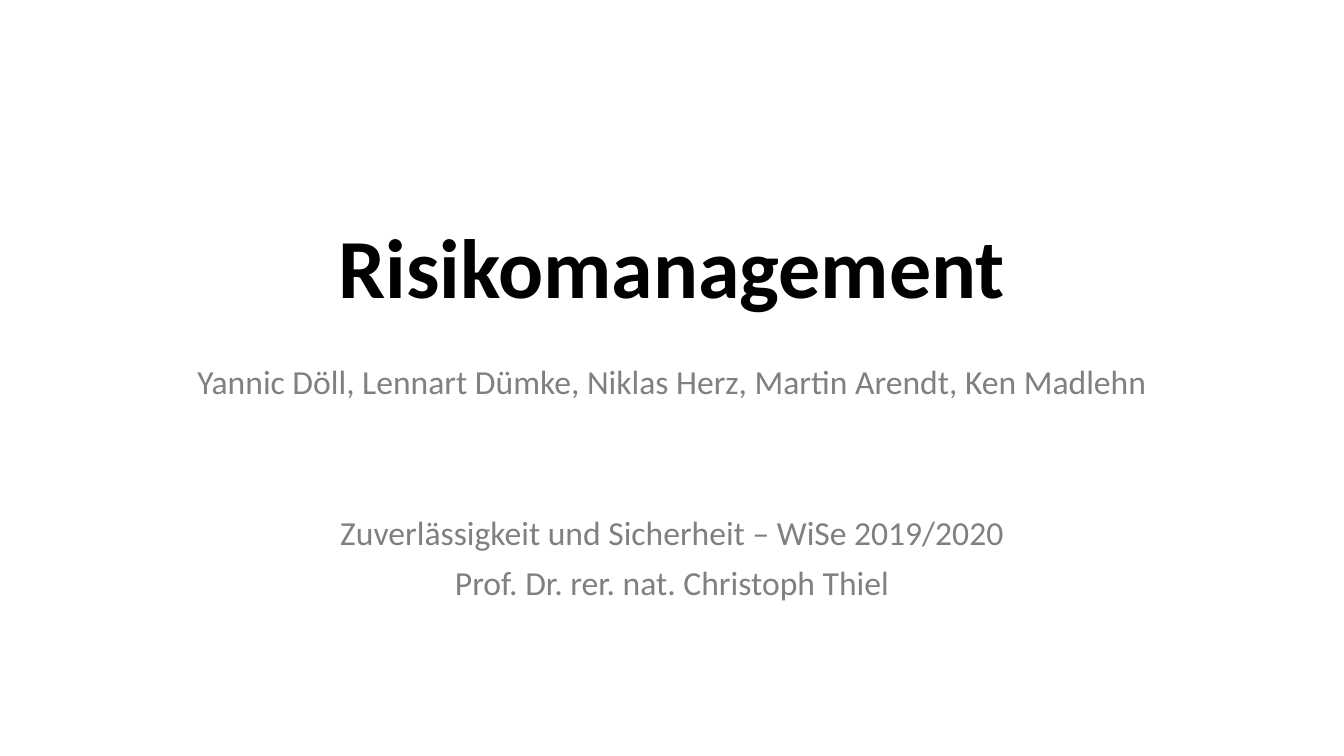
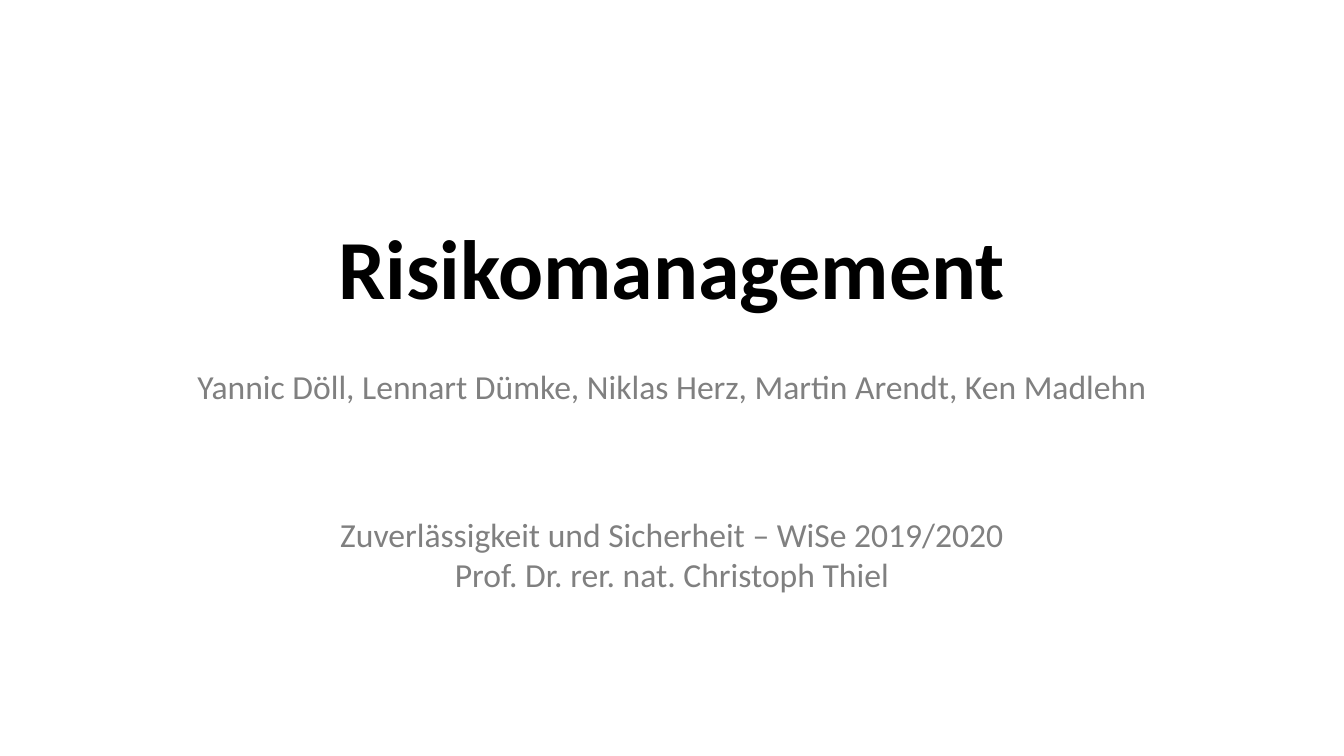
Before and after one commit to LennartDuemke/Sicherheit, a slide deck: slide 1 of Risikomanagement.pptx. Drawn at 1344x756 pixels with LibreOffice and Linux fonts; fonts in the diff are those of the drawing. Boxes give left, top, right and bottom in pixels: in the first picture for what was removed or moved away, otherwise in the second. Text is boxed around its words. In the diff, an @@ line names an element or a change of style, - is before the commit and + after.

```diff
--- a/Risikomanagement.pptx
+++ b/Risikomanagement.pptx
@@ text "Yannic Döll, Lennart Dümke, Niklas ..." at (197,375,1146,593): line spacing 0.9 to 1; less space between paragraphs @@
```
Also in this commit, not shown: 47 other slides changed, 1 slide added.
